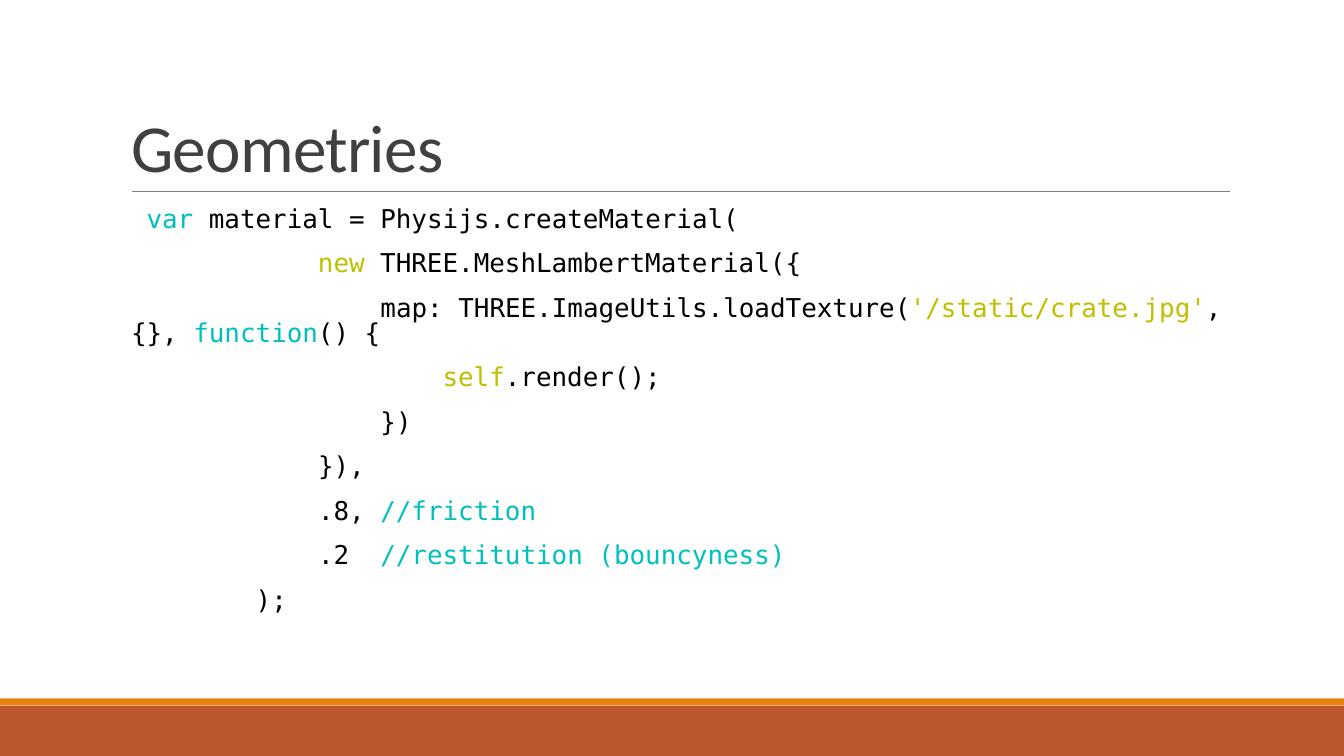
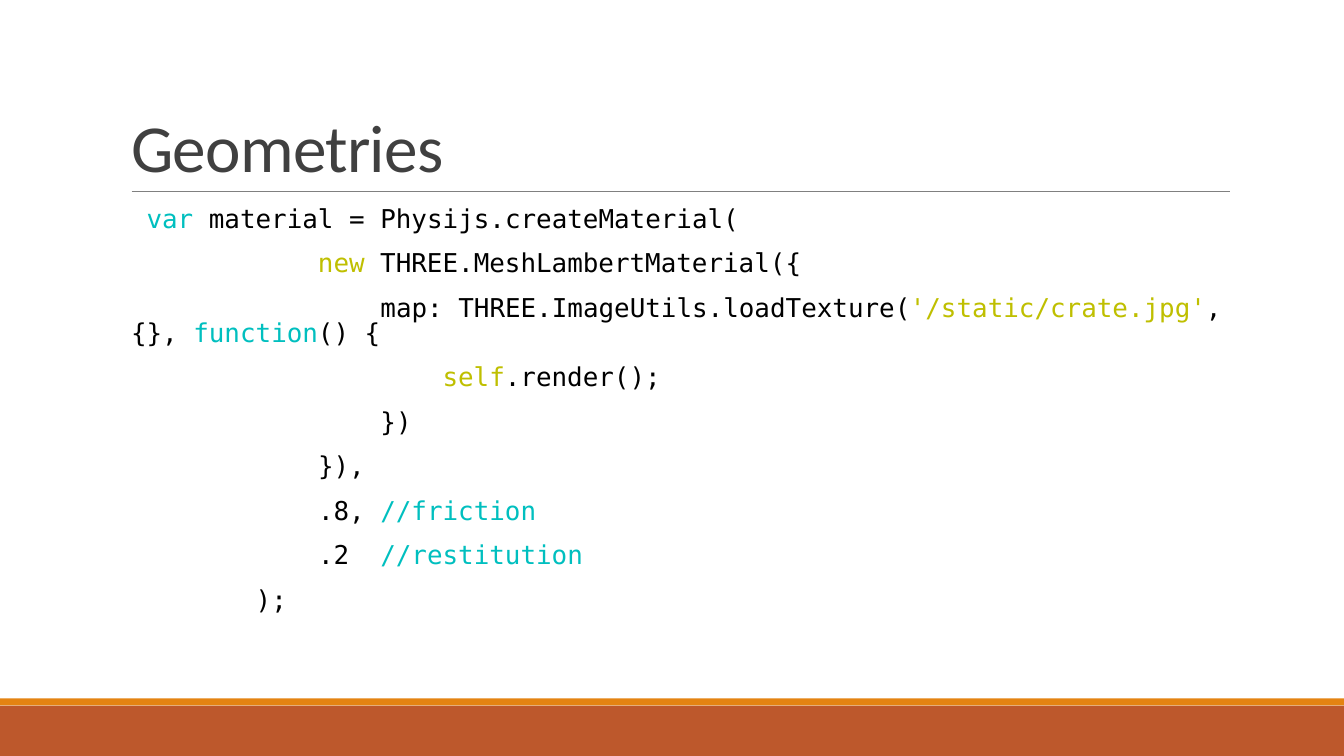
Before and after one commit to nburana/html5demo, a slide deck: slide 13 of notes/demo.pptx. Drawn at 1344x756 pixels with LibreOffice and Linux fonts; fonts in the diff are those of the drawing. Boxes give left, top, right and bottom in pixels: in the first picture for what was removed or moved away, otherwise in the second. Text is boxed around its words. In the diff, an @@ line names an element or a change of style, - is before the commit and + after.

```diff
--- a/notes/demo.pptx
+++ b/notes/demo.pptx
@@ text at bbox=[318, 544, 583, 567]: text changed @@
-  .2 //restitution (bouncyness)
+  .2 //restitution
```
Also in this commit, not shown: 2 other slides changed, 1 slide added, 1 other file.
